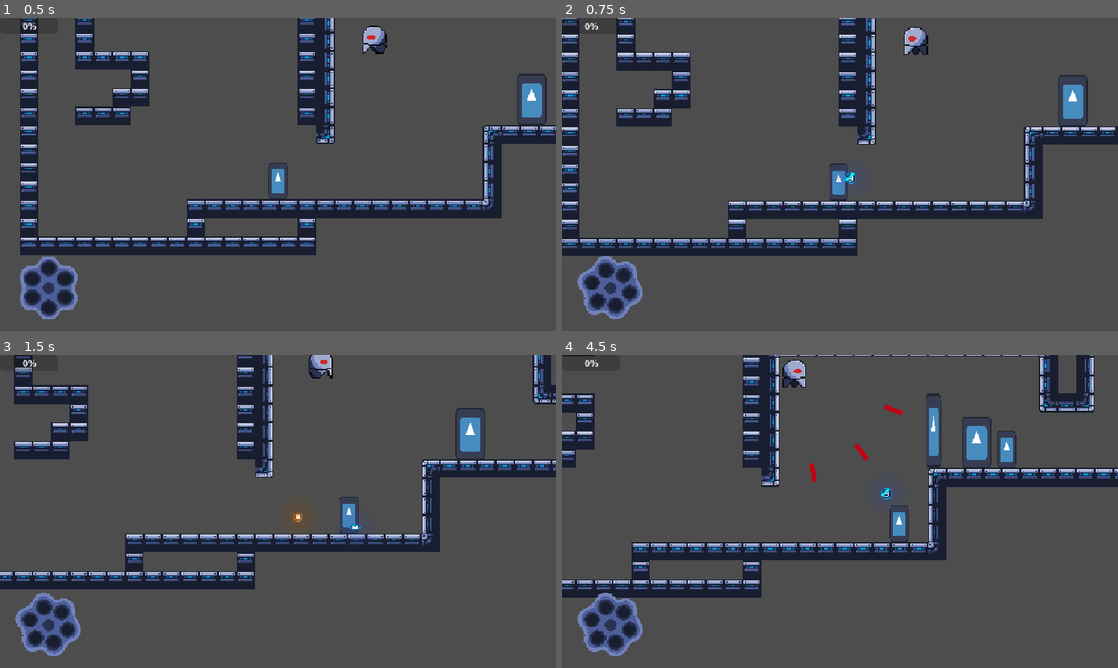
Above: before the commit, frames 1-4 (two rows, left to right).
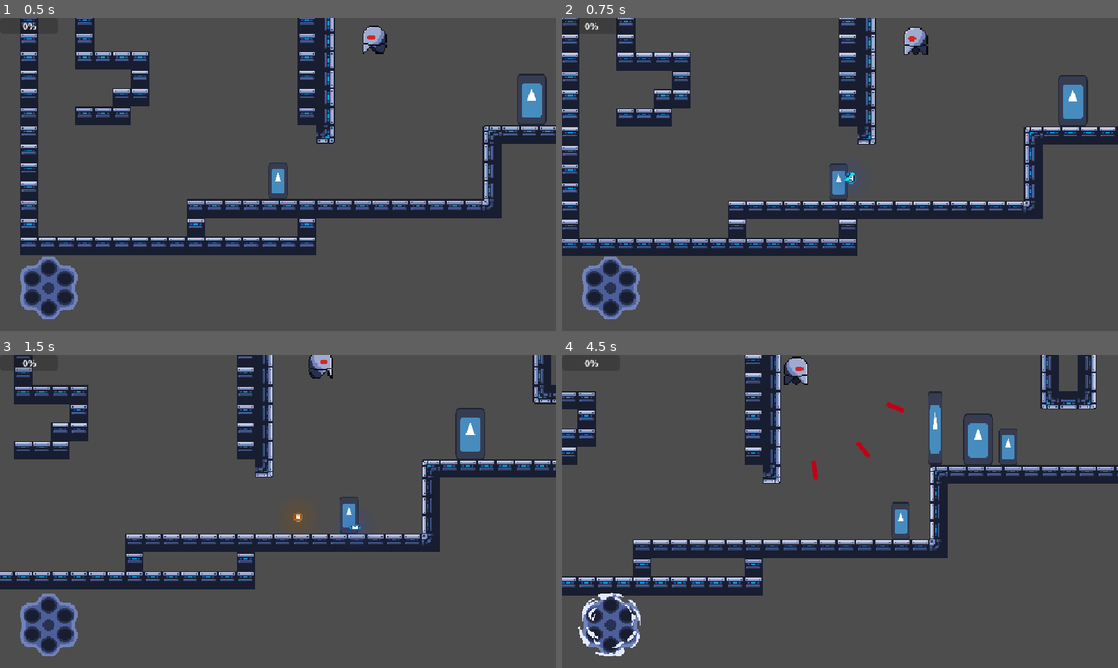
Above: after the commit, the same moments.

Repository: ygda-org/revolver
Game: Godot game, scene res://main/main.tscn
Same seed, same stepped clock (60 frames per second), same inputs: the game is played once before the commit and once after it. The engine's default icon, where the game draws it, is replaced by a stand-in: a white triangle on a blue panel in a dark square.
Inputs (mouse positions are in pixels of both pictures, inside the frame that each line leads up to):
- Up to frame 1 (0.5 s): no input
- Up to frame 2 (0.75 s): tap Enter (ui_accept) at 0.5 s; move the mouse to (962, 158) at 0.52 s; hold D (right) from 0.53 s (still down); click (962, 158) at 0.6 s
- Up to frame 3 (1.5 s): keep holding D (right); tap Space (jump) at 0.77 s; move the mouse to (166, 527) at 1.27 s; click (166, 527) at 1.35 s
- Up to frame 4 (4.5 s): tap Space (jump) at 1.52, 3.02, 3.77 s; move the mouse to (895, 442) at 2.02 s; release D (right) at 2.03 s; hold A (left) 2.03-2.78 s; click (895, 442) at 2.1 s; move the mouse to (812, 574) at 2.77 s; hold D (right) 2.78-4.28 s; click (812, 574) at 2.85 s; move the mouse to (1006, 558) at 3.52 s; click (1006, 558) at 3.6 s; tap R (reload) at 4.15 s; move the mouse to (673, 464) at 4.27 s; hold A (left) from 4.28 s (still down); click (673, 464) at 4.35 s

Frame 1 is identical in both runs. In frame 2, 1.1% of the frame differs, in the area x 2-15%, y 76-97%; in frame 3, 1.1%; in frame 4, 12%, in the area x 0-100%, y 0-97%.

Commit message:
reloading in

Diff:
--- a/globals/game_state.gd
+++ b/globals/game_state.gd
@@ -2,6 +2,9 @@
 
 signal level_started
 signal bullet_is_cycled
+
+signal start_reload
+signal stop_reload
 
 const REPAIR_DISTANCE_THRESHOLD = 200
 
--- a/player/player.gd
+++ b/player/player.gd
@@ -24,8 +24,9 @@
 
 func _physics_process(delta):
 
-	if Input.is_action_just_pressed("reload"):
-		GameState.reload()
+	if Input.is_action_just_pressed("reload") and $ReloadTimer.is_stopped():
+		GameState.start_reload.emit()
+		$ReloadTimer.start()
 
 	# gravity & jumping
 	if not is_on_floor():
@@ -60,7 +61,7 @@
 	mouse_offset.y /= 2
 	$Camera2D.target_offset = mouse_offset
 	$Camera2D.target_offset = $Camera2D.target_offset.limit_length(40)
-	if Input.is_action_just_pressed("shoot") and $ShotCD.is_stopped():
+	if Input.is_action_just_pressed("shoot") and $ShotCD.is_stopped() and $ReloadTimer.is_stopped():
 		$ShotCD.start()
 		var resource: BulletResource = GameState.get_bullet()
 		$Camera2D.add_trauma(resource.shake_trauma)
@@ -90,3 +91,8 @@
 	velocity = dir * speed
 	$DashDur.start()
 	# still need to add dash invincibility
+
+
+func _on_reload_timer_timeout() -> void:
+	GameState.stop_reload.emit()
+	GameState.reload()
--- a/player/player.tscn
+++ b/player/player.tscn
@@ -74,3 +74,9 @@
 [node name="DashDur" type="Timer" parent="." unique_id=597392993]
 wait_time = 0.14
 one_shot = true
+
+[node name="ReloadTimer" type="Timer" parent="." unique_id=1772749220]
+wait_time = 3.0
+one_shot = true
+
+[connection signal="timeout" from="ReloadTimer" to="." method="_on_reload_timer_timeout"]
--- a/ui/hud.gd
+++ b/ui/hud.gd
@@ -2,6 +2,9 @@
 
 func _ready() -> void:
 	GameState.bullet_is_cycled.connect(_on_bullet_is_cycled)
+	GameState.start_reload.connect(_on_start_reload)
+	GameState.stop_reload.connect(_on_stop_reload)
+
 
 # Called every frame. 'delta' is the elapsed time since the previous frame.
 func _process(delta):
@@ -13,3 +16,10 @@
 
 func _on_bullet_is_cycled():
 	$RevolverAnim.play("switch")
+
+func _on_start_reload():
+	$RevolverAnim.play("reload")
+
+func _on_stop_reload():
+	$RevolverAnim.stop()
+	$RevolverAnim.play("default")
--- a/ui/hud.tscn
+++ b/ui/hud.tscn
@@ -101,7 +101,7 @@
 }],
 "loop": 0,
 "name": &"switch",
-"speed": 12.0
+"speed": 32.0
 }]
 
 [node name="Hud" type="Control" unique_id=1107756674]
